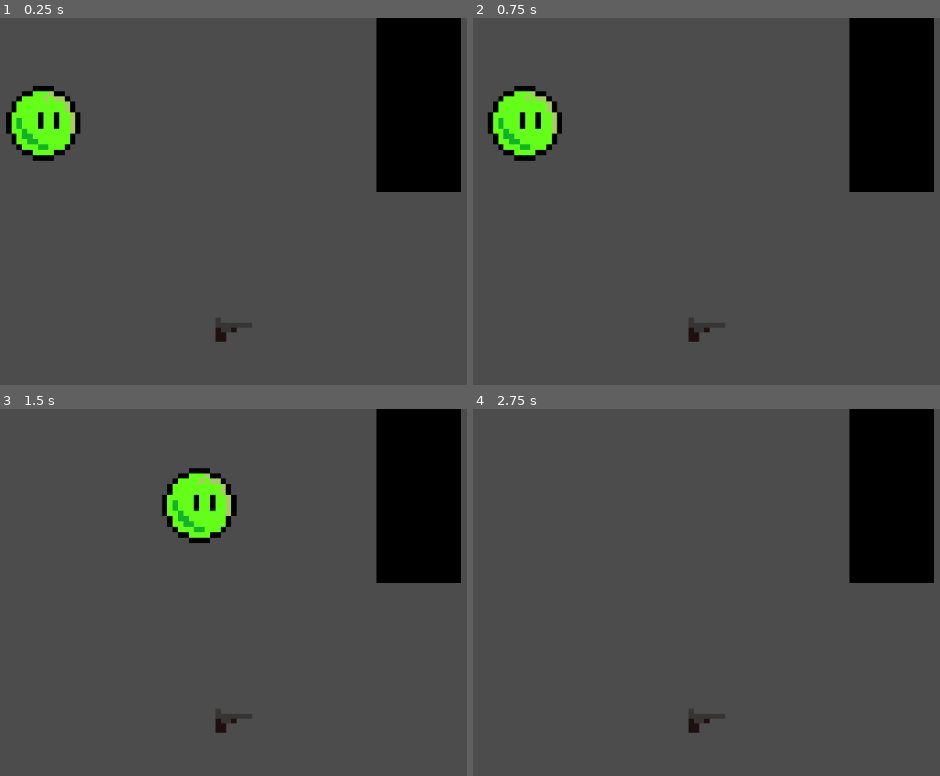
Above: before the commit, frames 1-4 (two rows, left to right).
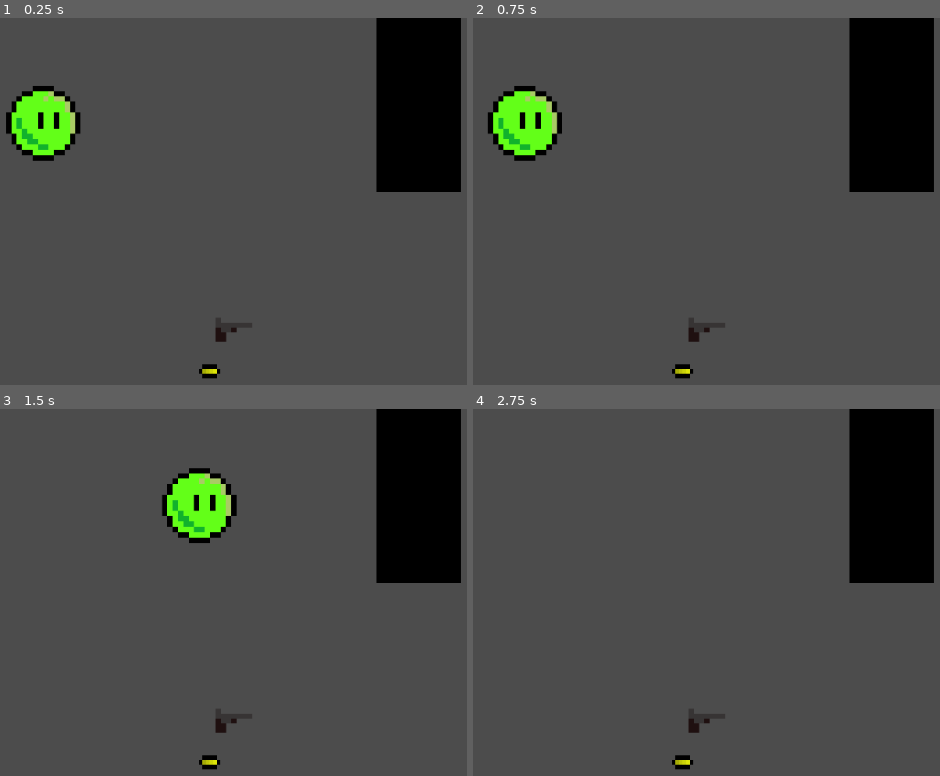
Above: after the commit, the same moments.

Repository: Daniel-control/Surfing-Game
Game: Godot game, scene res://World.tscn
Same seed, same stepped clock (60 frames per second), same inputs: the game is played once before the commit and once after it.
Inputs (mouse positions are in pixels of both pictures, inside the frame that each line leads up to):
- Up to frame 1 (0.25 s): no input
- Up to frame 2 (0.75 s): tap Enter at 0.5 s; move the mouse to (outside the picture) at 0.52 s; hold D (right) from 0.53 s (still down)
- Up to frame 3 (1.5 s): move the mouse to (210, 665) at 1.27 s; release D (right) at 1.28 s; hold W (down) from 1.28 s (still down)
- Up to frame 4 (2.75 s): move the mouse to (925, 541) at 2.02 s; release W (down) at 2.03 s; hold D (right) from 2.03 s (still down)

The runs differ from the first frame. In frame 1, 0.1% of the frame differs, in the area x 42-48%, y 94-99%; in frame 2, 0.1%; in frame 3, 0.1%; in frame 4, 0.1%.
Error after the commit: Parse Error: Expected an identifier after "func" (syntax: "func <identifier>([arguments]):"). (res://Bullets.gd:6)

Commit message:
Making bullet

Diff:
--- /dev/null
+++ b/Surfing Game/Bullets.gd
@@ -0,0 +1,5 @@
+extends Area2D
+
+var location = 0
+
+func
--- a/Surfing Game/World.tscn
+++ b/Surfing Game/World.tscn
@@ -1,9 +1,11 @@
-[gd_scene load_steps=8 format=2]
+[gd_scene load_steps=11 format=2]
 
 [ext_resource path="res://obstacle1.png" type="Texture" id=1]
 [ext_resource path="res://Player.tscn" type="PackedScene" id=2]
 [ext_resource path="res://Gun.gd" type="Script" id=3]
 [ext_resource path="res://Gun.png" type="Texture" id=4]
+[ext_resource path="res://Bullet.png" type="Texture" id=5]
+[ext_resource path="res://Bullets.gd" type="Script" id=6]
 
 [sub_resource type="GDScript" id=1]
 script/source = "extends StaticBody2D
@@ -14,6 +16,9 @@
 
 [sub_resource type="RectangleShape2D" id=3]
 extents = Vector2( 27.0981, 20.6729 )
+
+[sub_resource type="RectangleShape2D" id=4]
+extents = Vector2( 12.4575, 10 )
 
 [node name="World" type="Node2D"]
 position = Vector2( -1.74002, -0.723267 )
@@ -45,4 +50,17 @@
 [node name="CollisionShape2D" type="CollisionShape2D" parent="Gun"]
 position = Vector2( 22.1375, 0.163013 )
 shape = SubResource( 3 )
+
+[node name="Bullets" type="Area2D" parent="Gun"]
+position = Vector2( -8.59418, 56.4761 )
+script = ExtResource( 6 )
+
+[node name="Sprite" type="Sprite" parent="Gun/Bullets"]
+position = Vector2( 10.0094, 6.43213 )
+scale = Vector2( 0.303571, 0.391062 )
+texture = ExtResource( 5 )
+
+[node name="CollisionShape2D" type="CollisionShape2D" parent="Gun/Bullets"]
+position = Vector2( 0, -3.05176e-05 )
+shape = SubResource( 4 )
 [connection signal="body_entered" from="Gun" to="Gun" method="_on_Gun_body_entered"]
Not shown, changed: Surfing Game/.mono/metadata/ide_server_meta.txt
Binary file added: Surfing Game/Bullet.png
Not shown, added: Surfing Game/Bullet.png.import
